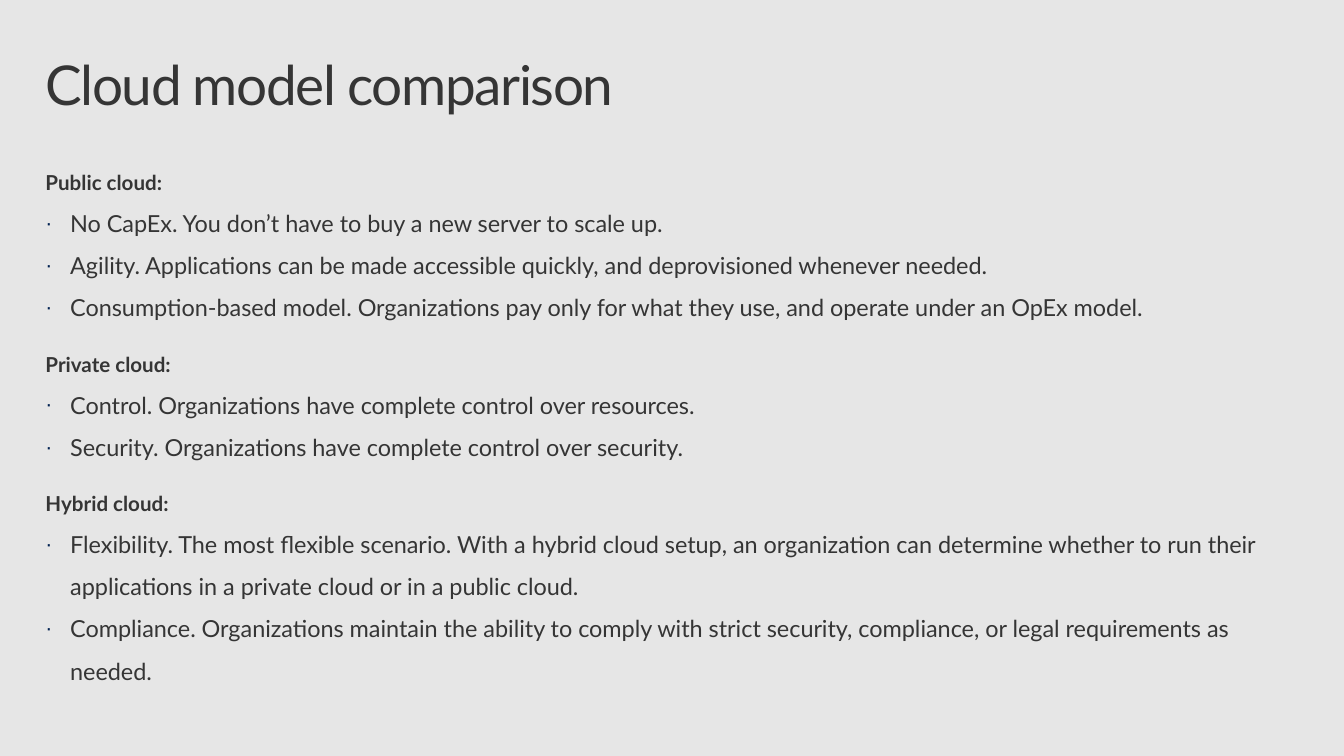
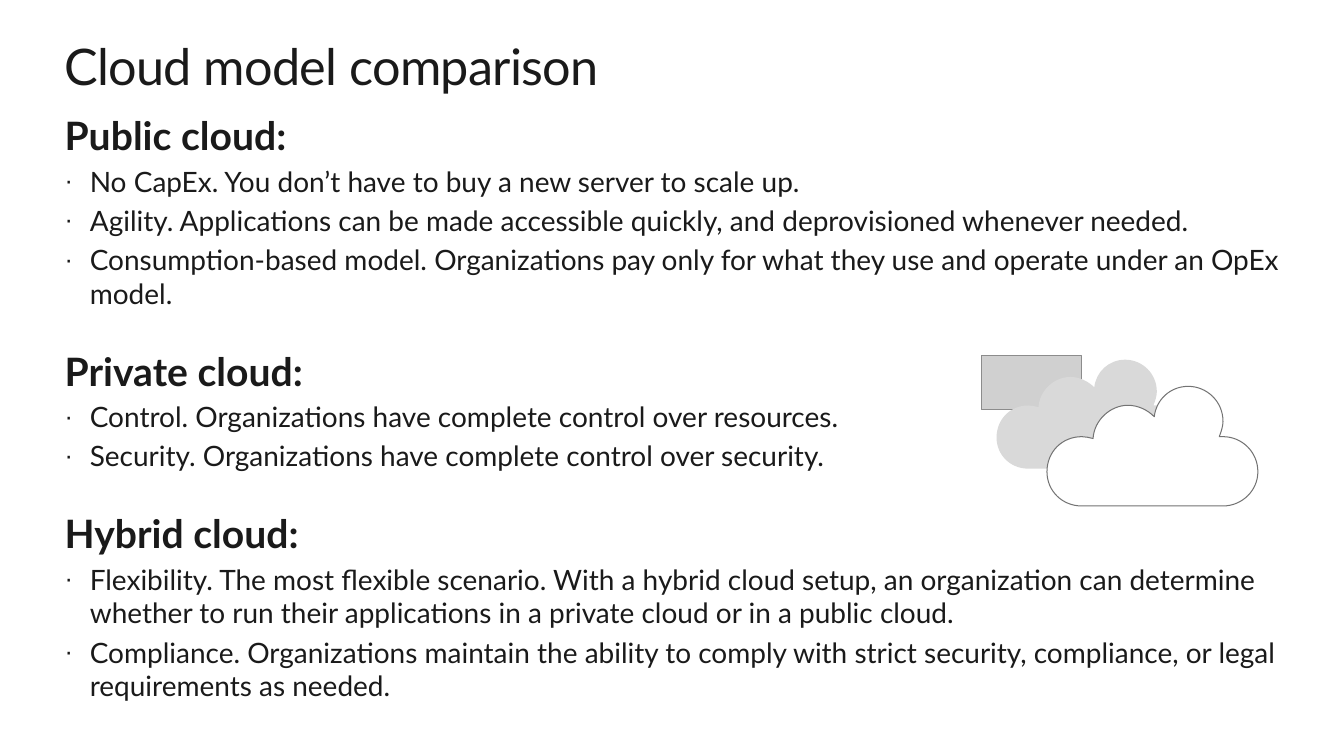
Before and after one commit to CSA-OCP-GER/azure-fundamentals-v2, a slide deck: slide 14 of 1_cloudconcepts/1_cloudconcept.pptx (slide 16 before the commit). Drawn at 1344x756 pixels with LibreOffice and Linux fonts; fonts in the diff are those of the drawing; grey boxes stand for pictures; background and template pictures are left out. Boxes give left, top, right and bottom in pixels: in the first picture for what was removed or moved away, otherwise in the second. Text is boxed around its words. In the diff, an @@ line names an element or a change of style, - is before the commit and + after.

```diff
--- a/1_cloudconcepts/1_cloudconcept.pptx
+++ b/1_cloudconcepts/1_cloudconcept.pptx
@@ background #E6E6E6 to #FFFFFF @@
@@ title "Cloud model comparison": place and size @@
-title "Cloud model comparison" at bbox=[45, 64, 613, 115]
+title "Cloud model comparison" at bbox=[65, 48, 599, 94]
@@ title "Cloud model comparison" at bbox=[65, 48, 599, 94]: size 40 to 36.7 pt, text colour #353535 to #1A1A1A, letter spacing -1 to -0.5 pt; line spacing 0.9 to 1 @@
@@ text "Public cloud:": place and size @@
-text "Public cloud:" at bbox=[45, 174, 1256, 680]
+text "Public cloud:" at bbox=[65, 121, 1279, 701]
@@ text at bbox=[65, 121, 1275, 701]: size 15 to 28.6 pt in "Public cloud:", "Private cloud:", "Hybrid cloud:"; text colour #353535 to #1A1A1A in "Public cloud:", "No CapEx. You don’t have to buy ...", "Agility. Applications can be made accessible quickly, ...", "Private cloud:" and 5 more places; size 17.1 to 20.4 pt in "No CapEx. You don’t have to buy ...", "Agility. Applications can be made accessible quickly, ...", "Control. Organizations have complete control over resources.", "Security. Organizations have complete control over security." and 2 more places; line spacing 1.5 to 1; more space between paragraphs @@
@@ text at bbox=[90, 249, 1279, 305]: text changed; size 17.1 to 20.4 pt; text colour #353535 to #1A1A1A @@
-· Consumption-based model. Organizations pay only for what they use, and operate under an OpEx model.
+· Consumption-based model. Organizations pay only for what they use and operate under an OpEx model.
@@ picture added at bbox=[981, 356, 1082, 410] @@
@@ freeform shape added at bbox=[997, 360, 1189, 468], fill #D9D9D9 @@
@@ freeform shape added at bbox=[1047, 386, 1257, 506], fill #FFFFFF, outline #737373 0.74 pt @@
```
Also in this commit, not shown: 8 other slides changed, 1 slide added, 2 slides removed, 1 other file.
